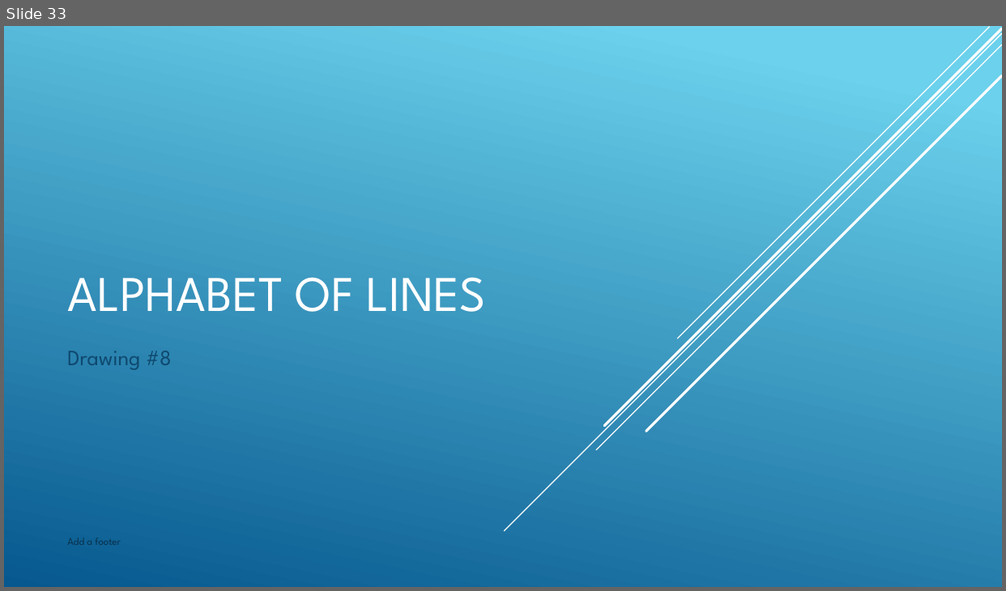
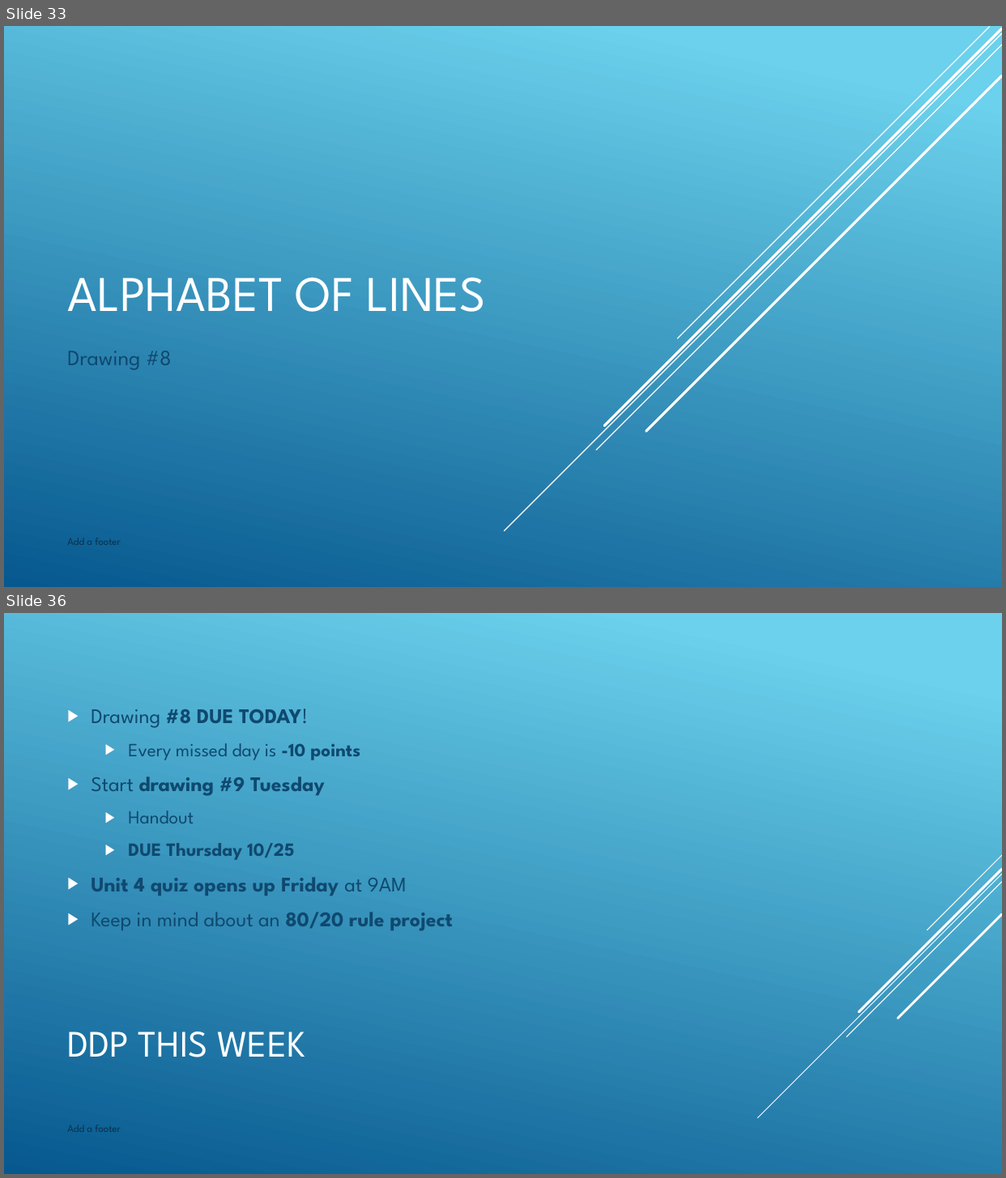
Before and after one commit to nickvertucci/Technology-Education-Curriculum, a slide deck: High School/Design and Drawing for Production/Unit 4 - The Alphabet of Lines/Section 1 - Introduction to Alphabet of Lines/Assets/Unit 4 - Section 1 - Introduction to Alphabet of Line.pptx. Shown one above the other, each under a label of ours: slide 33 before the commit, slides 33 and 36 after it; the slides between them are not shown. The pictures are 1006x591 and 1006x1178 pixels, drawn with LibreOffice and Linux fonts; fonts in the diff are those of the drawing. Boxes give left, top, right and bottom in pixels: in the first picture for what was removed or moved away, otherwise in the second. Text is boxed around its words. In the diff, an @@ line names an element or a change of style, - is before the commit and + after.

```diff
--- a/High School/Design and Drawing for Production/Unit 4 - The Alphabet of Lines/Section 1 - Introduction to Alphabet of Lines/Assets/Unit 4 - Section 1 - Introduction to Alphabet of Line.pptx
+++ b/High School/Design and Drawing for Production/Unit 4 - The Alphabet of Lines/Section 1 - Introduction to Alphabet of Lines/Assets/Unit 4 - Section 1 - Introduction to Alphabet of Line.pptx
@@ slide 36 added at <box>4,613,1002,1174</box>, background gradient #6ED2EB to #06588E @@
@@ text added at <box>91,709,452,931</box>, 20 pt, text #0F496F, bold @@
+▶ Drawing #8 DUE TODAY!
+  ▶ Every missed day is -10 points
+▶ Start drawing #9 Tuesday
+  ▶ Handout
+  ▶ DUE Thursday 10/25
+▶ Unit 4 quiz opens up Friday at 9AM
+▶ Keep in mind about an 80/20 rule project
@@ group added at <box>758,855,1002,1118</box>: 5 lines @@
@@ title added at <box>67,1032,305,1058</box>, 36 pt, text #FFFFFF @@
+DDP THIS WEEK
@@ text added at <box>67,1125,121,1132</box>, 10 pt, text #0A304A @@
+Add a footer
```
Also in this commit, not shown: 2 other slides added, 2 other files.
